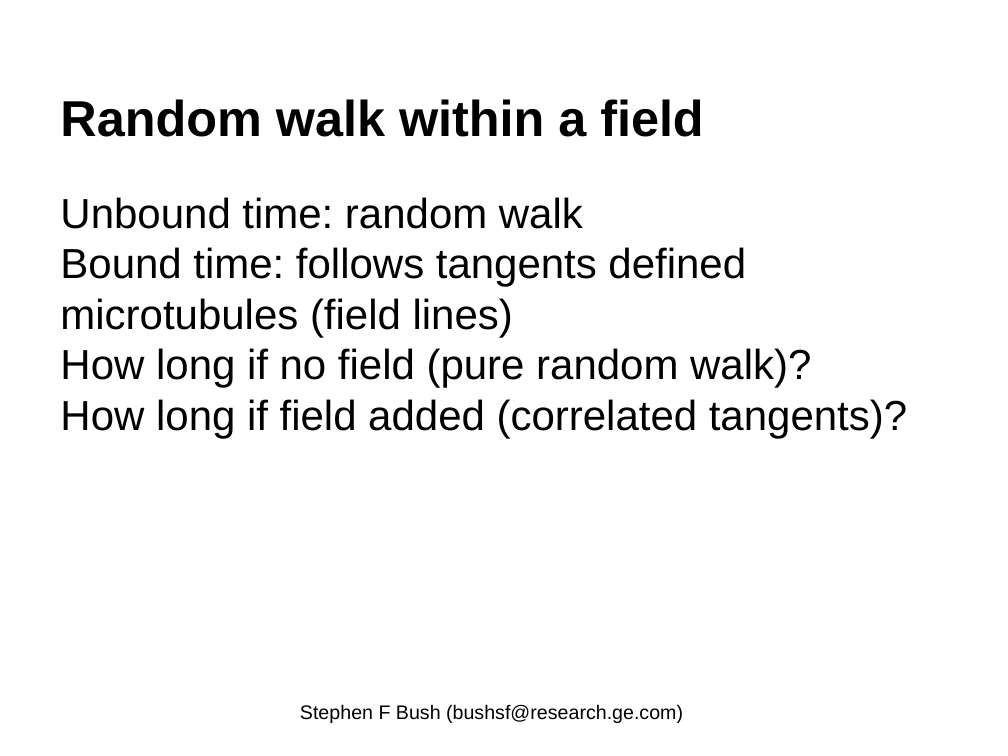
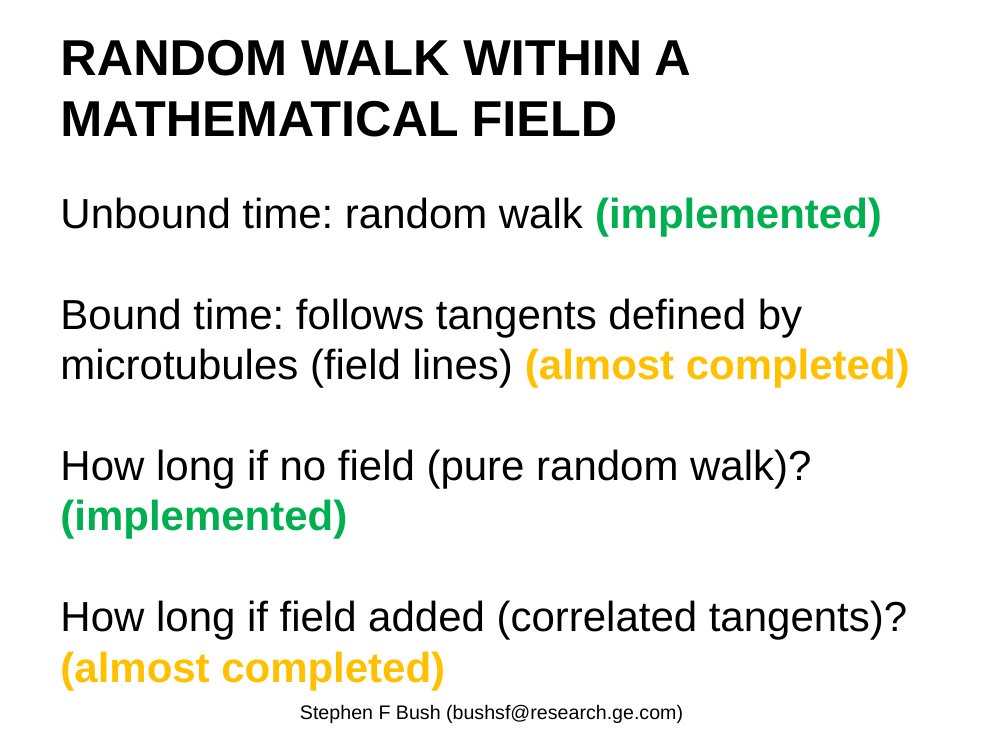
Before and after one commit to EnzoRong1013/ieee-p1906-1-reference-code, a slide deck: slide 8 of trunk/docs/p1906-1-Field-Component-Update.pptx (slide 14 before the commit). Drawn at 1008x756 pixels with LibreOffice and Linux fonts; fonts in the diff are those of the drawing. Boxes give left, top, right and bottom in pixels: in the first picture for what was removed or moved away, otherwise in the second. Text is boxed around its words. In the diff, an @@ line names an element or a change of style, - is before the commit and + after.

```diff
--- a/trunk/docs/p1906-1-Field-Component-Update.pptx
+++ b/trunk/docs/p1906-1-Field-Component-Update.pptx
@@ title at bbox=[60, 39, 690, 137]: text changed @@
-Random walk within a field
+RANDOM WALK WITHIN A MATHEMATICAL FIELD
@@ text at bbox=[60, 197, 910, 690]: text changed @@
-Unbound time: random walk
-Bound time: follows tangents defined microtubules (field lines)
-How long if no field (pure random walk)?
-How long if field added (correlated tangents)?
+Unbound time: random walk (implemented)
+Bound time: follows tangents defined by microtubules (field lines) (almost completed)
+How long if no field (pure random walk)? (implemented)
+How long if field added (correlated tangents)? (almost completed)
```
Also in this commit, not shown: 14 other slides changed, 4 slides added, 4 slides removed.
